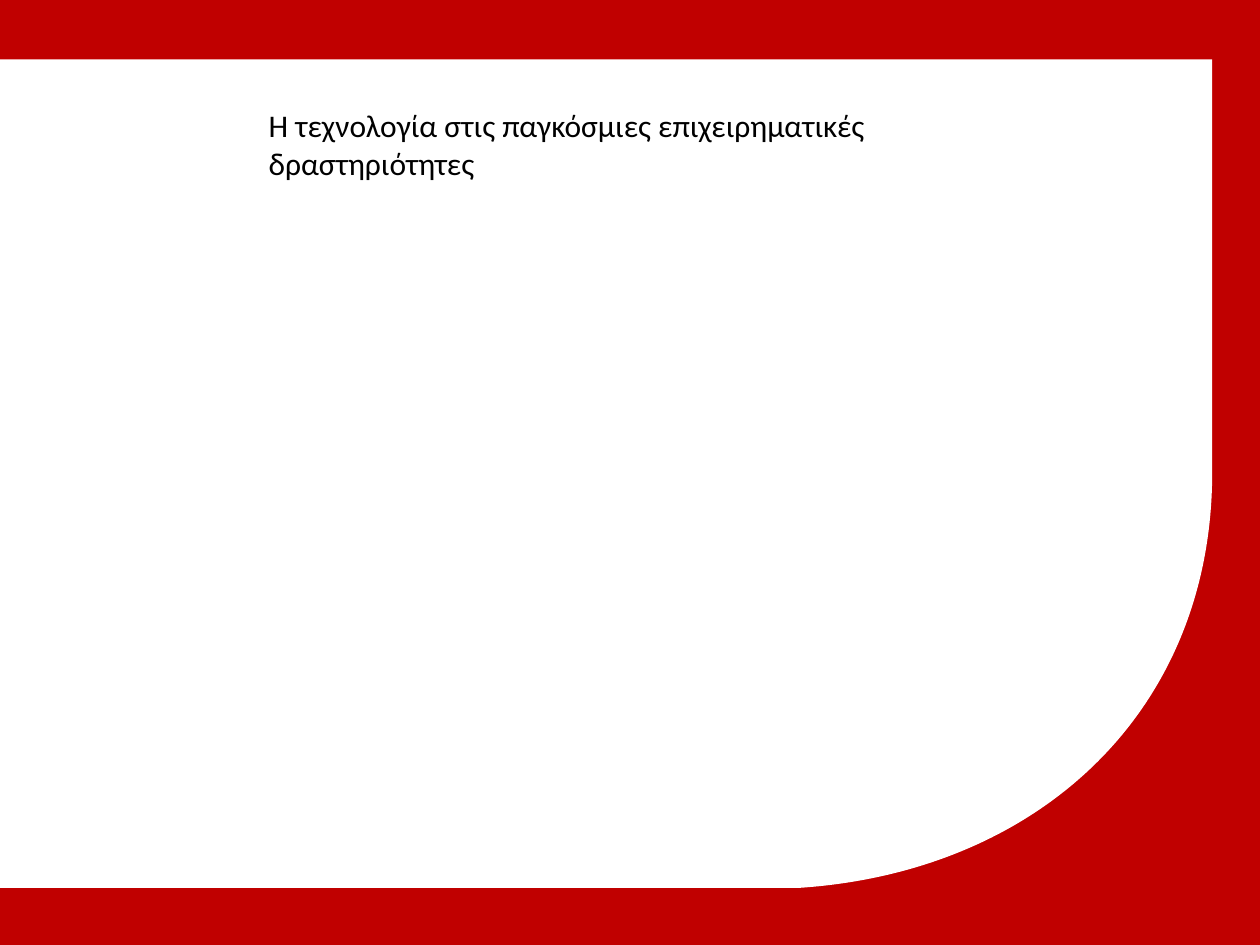
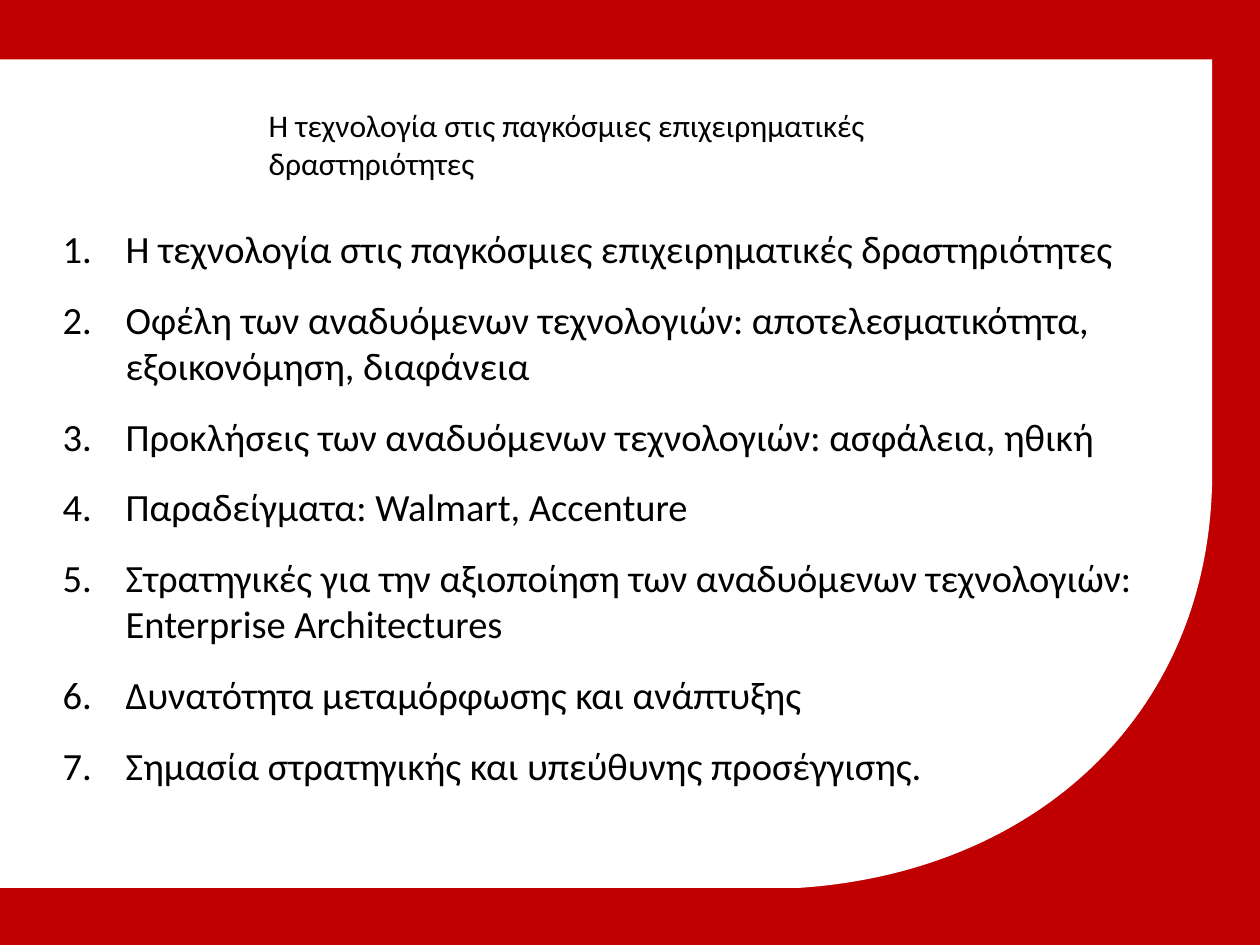
Before and after one commit to michailmarkou1995/MBA, a slide deck: slide 5 of Spiritual Wellbeing IV Professional Development and Applied Research/Μητροπολιτικό Κολλέγιο_ΣΕΚΦ[Μιχαηλ Μαρκου] IT in Global Business.pptx. Drawn at 1260x945 pixels with LibreOffice and Linux fonts; fonts in the diff are those of the drawing; background and template pictures are left out. Boxes give left, top, right and bottom in pixels: in the first picture for what was removed or moved away, otherwise in the second. Text is boxed around its words. In the diff, an @@ line names an element or a change of style, - is before the commit and + after.

```diff
--- a/Spiritual Wellbeing IV Professional Development and Applied Research/Μητροπολιτικό Κολλέγιο_ΣΕΚΦ[Μιχαηλ Μαρκου] IT in Global Business.pptx
+++ b/Spiritual Wellbeing IV Professional Development and Applied Research/Μητροπολιτικό Κολλέγιο_ΣΕΚΦ[Μιχαηλ Μαρκου] IT in Global Business.pptx
@@ text added at box(126, 236, 1132, 787), 22 pt, text #000000 @@
+1. Η τεχνολογία στις παγκόσμιες επιχειρηματικές δραστηριότητες
+2. Οφέλη των αναδυόμενων τεχνολογιών: αποτελεσματικότητα, εξοικονόμηση, διαφάνεια
+3. Προκλήσεις των αναδυόμενων τεχνολογιών: ασφάλεια, ηθική
+4. Παραδείγματα: Walmart, Accenture
+5. Στρατηγικές για την αξιοποίηση των αναδυόμενων τεχνολογιών: Enterprise Architectures
+6. Δυνατότητα μεταμόρφωσης και ανάπτυξης
+7. Σημασία στρατηγικής και υπεύθυνης προσέγγισης.
```
Also in this commit, not shown: 2 other slides changed, 3 slides added.
